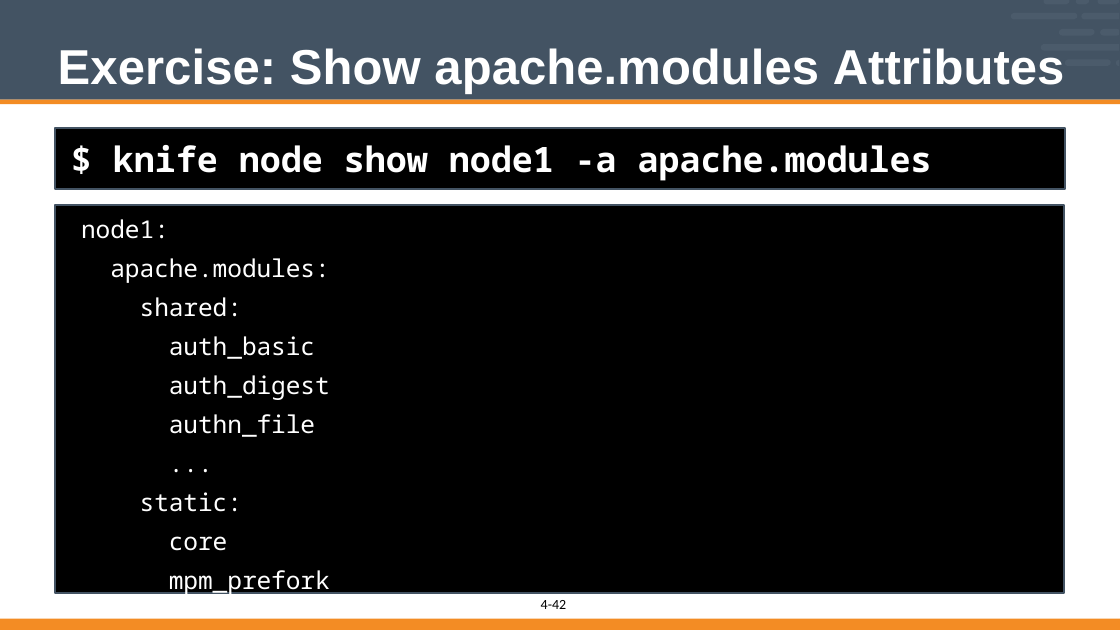
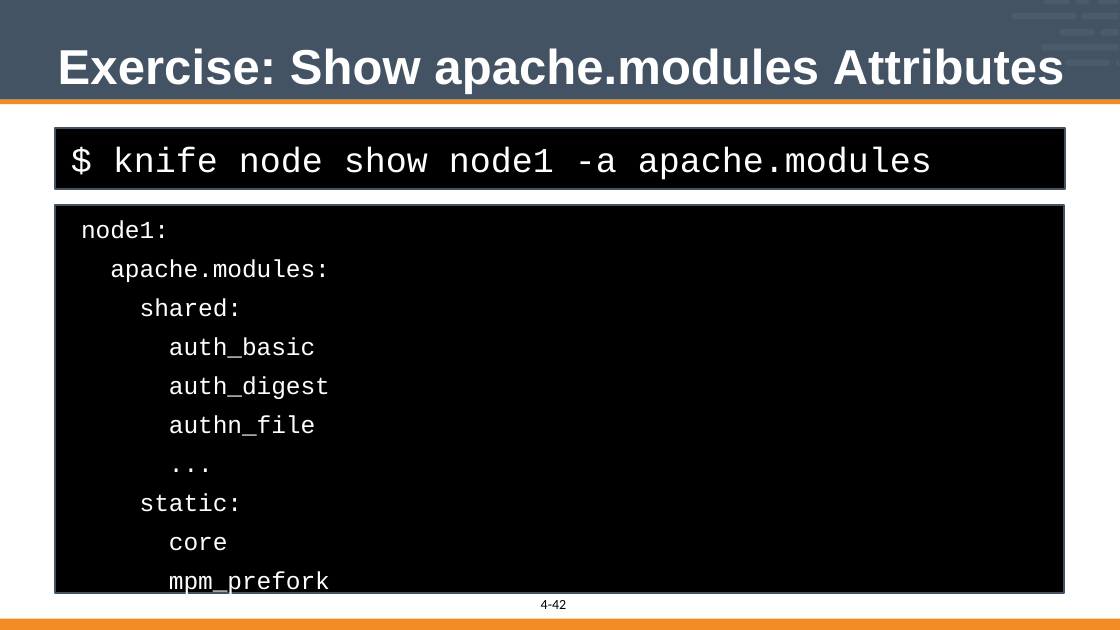
Before and after one commit to vinyar/chef-intermediate, a slide deck: slide 42 of 04-writing_ohai_plugins.pptx. Drawn at 1120x630 pixels with LibreOffice and Linux fonts; fonts in the diff are those of the drawing. Boxes give left, top, right and bottom in pixels: in the first picture for what was removed or moved away, otherwise in the second. Text is boxed around its words. In the diff, an @@ line names an element or a change of style, - is before the commit and + after.

```diff
--- a/04-writing_ohai_plugins.pptx
+++ b/04-writing_ohai_plugins.pptx
@@ rectangle "$ knife node show node1 ..." at [55,128,1065,189]: font Noto Sans Mono to Courier New, bold off @@
@@ rectangle "node1:" at [55,205,1064,593]: font Noto Sans Mono to Courier New @@
```
Also in this commit, not shown: 35 other slides changed.
